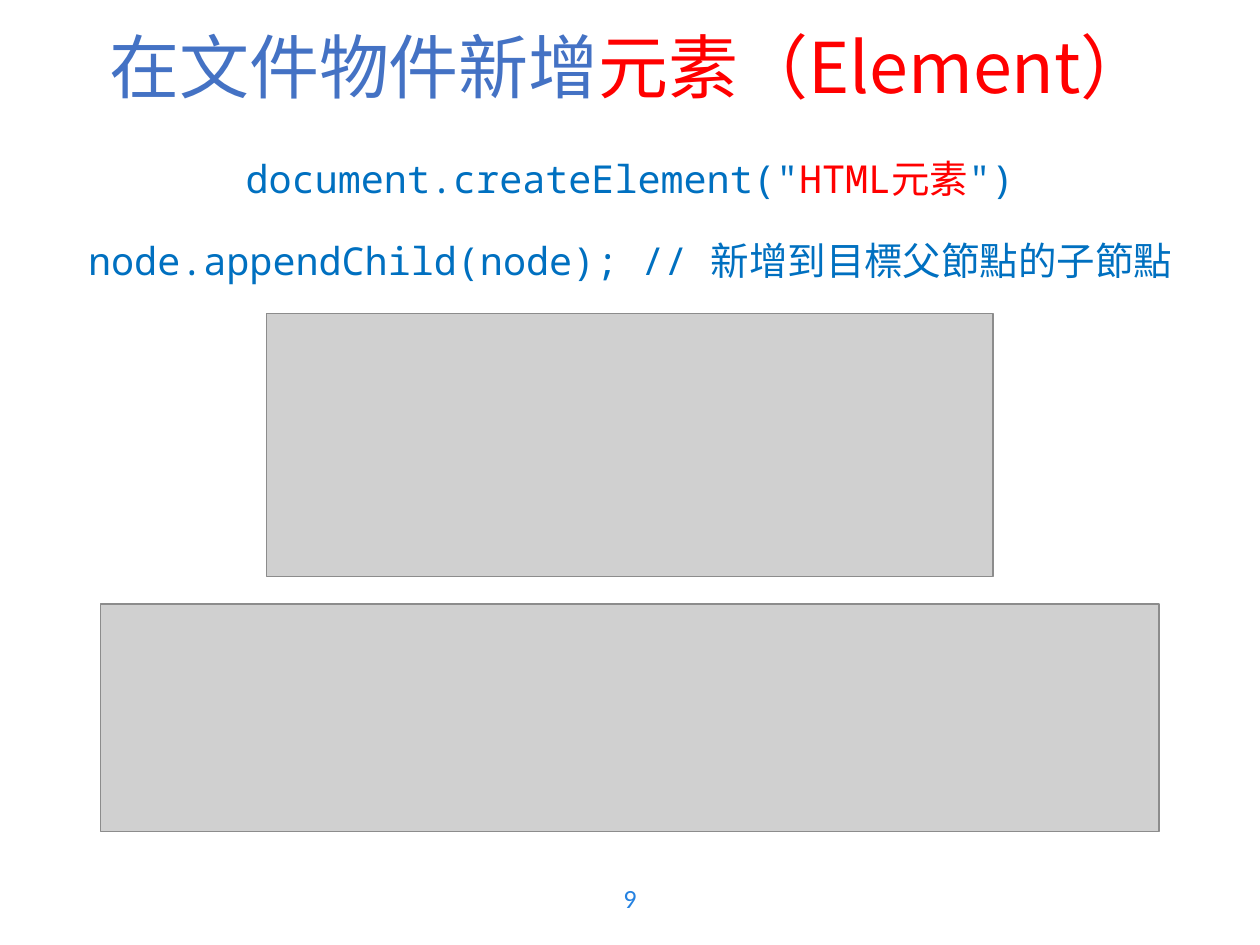
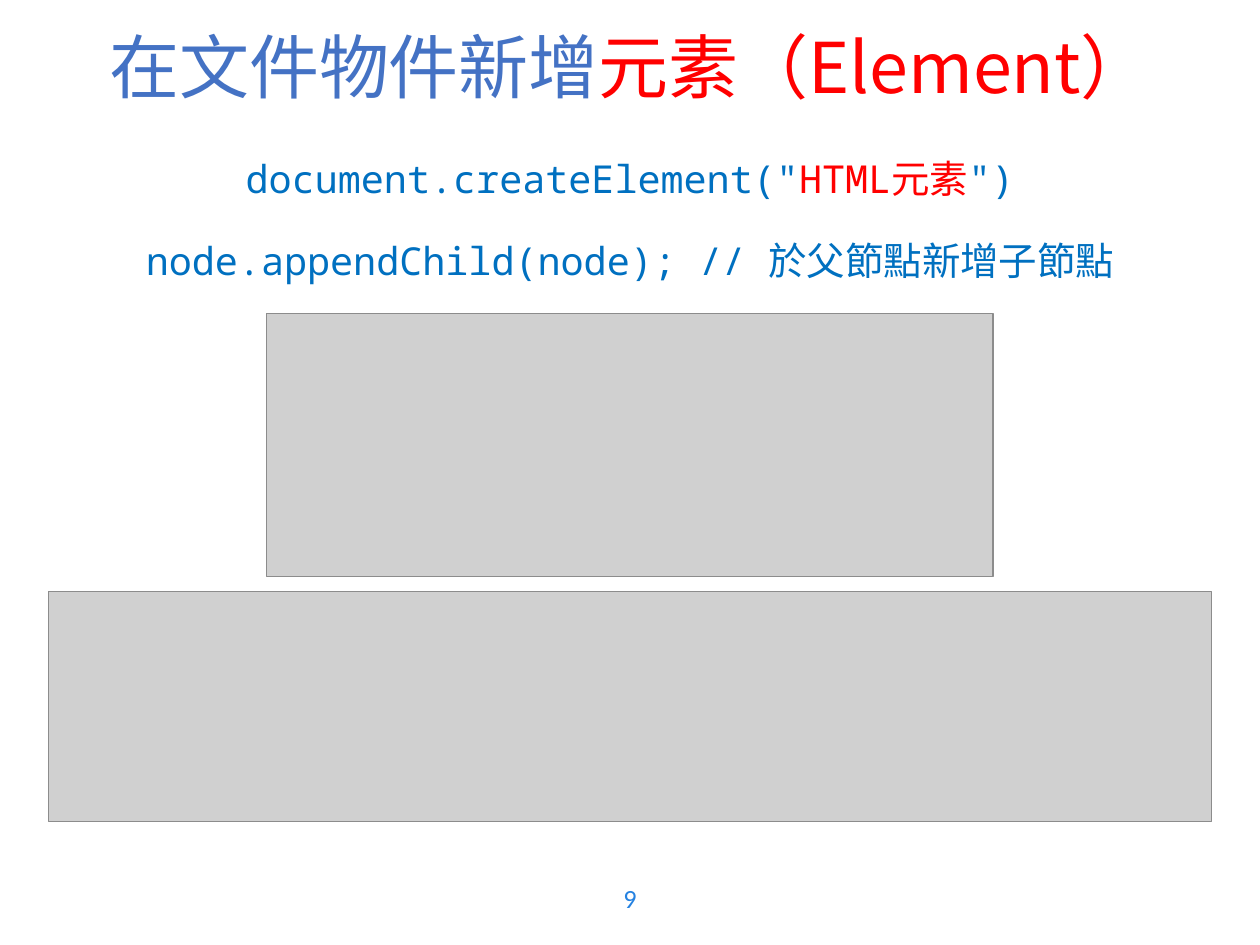
Before and after one commit to WaRTanKE7/WebClubData, a slide deck: slide 9 of 教學簡報/JavaScript - 2.pptx. Drawn at 1260x945 pixels with LibreOffice and Linux fonts; fonts in the diff are those of the drawing; grey boxes stand for pictures; background and template pictures are left out. Boxes give left, top, right and bottom in pixels: in the first picture for what was removed or moved away, otherwise in the second. Text is boxed around its words. In the diff, an @@ line names an element or a change of style, - is before the commit and + after.

Commit message:
ppt update

```diff
--- a/教學簡報/JavaScript - 2.pptx
+++ b/教學簡報/JavaScript - 2.pptx
@@ text at [146,242,1114,285]: text changed @@
-node.appendChild(node); // 新增到目標父節點的子節點
+node.appendChild(node); // 於父節點新增子節點
@@ picture: place and size @@
-picture at [101,604,1159,830]
+picture at [49,591,1212,820]
```
